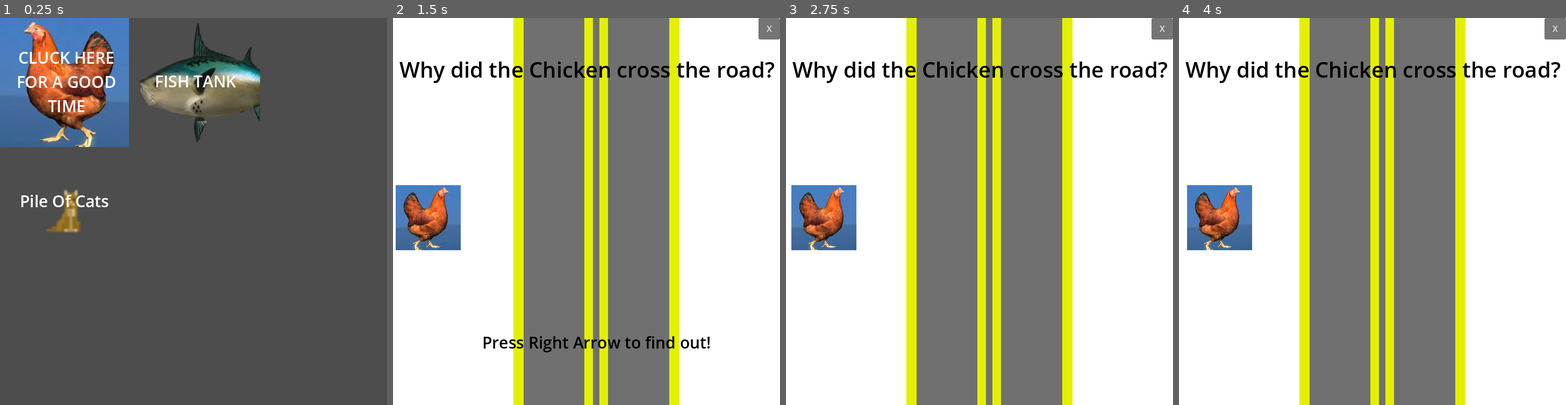
Above: before the commit, frames 1-4 (left to right).
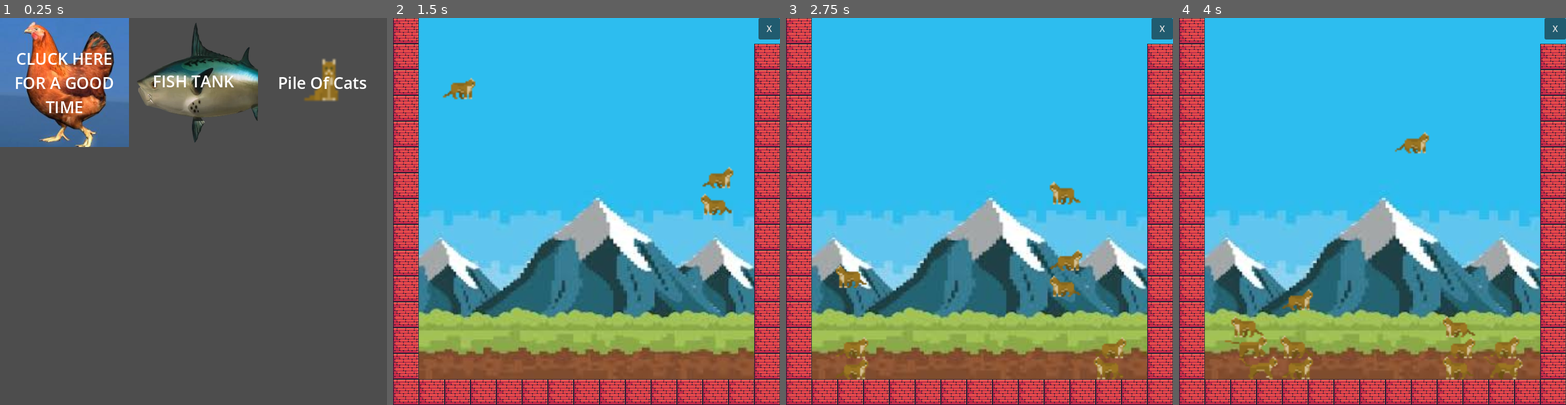
Above: after the commit, the same moments.

Repository: aceysmith/dad-jokes-irl
Game: Godot game, scene res://MainMenu/joke_picker.tscn
Same seed, same stepped clock (60 frames per second), same inputs: the game is played once before the commit and once after it.
Inputs (mouse positions are in pixels of both pictures, inside the frame that each line leads up to):
- Up to frame 1 (0.25 s): no input
- Up to frame 2 (1.5 s): click "Pile Of Cats" at 0.5 s; click (458, 83) at 1.25 s, where only the run before the commit has a clickable "CLUCK HERE FOR A GOOD TIME"
- Up to frame 3 (2.75 s): tap Enter (ui_accept) at 2, 2.27 s; move the mouse to (1064, 192) at 2.02 s; hold Right (ui_right) from 2.03 s (still down)
- Up to frame 4 (4 s): move the mouse to (1295, 230) at 2.77 s; release Right (ui_right) at 2.78 s; hold Down (ui_down) 2.78-3.53 s; tap Enter (ui_accept) at 3.02 s; move the mouse to (1411, 126) at 3.52 s; hold Right (ui_right) from 3.53 s (still down)

The runs differ from the first frame. In frame 1, 3.9% of the frame differs, in the area x 4-95%, y 1-56%; in frame 2, 99%; in frame 3, 100%, in the area x 0-100%, y 0-100%; in frame 4, 99%.

Commit message:
Fix up some joke list things

Diff:
--- a/MainMenu/joke_picker.tscn
+++ b/MainMenu/joke_picker.tscn
@@ -7,7 +7,6 @@
 [ext_resource type="Texture2D" uid="uid://tbocv46oh888" path="res://FishTank/fish-asset/Realistic_Fish_Head_HD.png" id="5_002wc"]
 [ext_resource type="PackedScene" uid="uid://b4lvn4of63iuh" path="res://FishTank/FishTank.tscn" id="6_7sfc6"]
 [ext_resource type="Texture2D" uid="uid://b0tbu77wyo5ub" path="res://Meow-tain/catassets/Cat-1/Cat-1-Sitting.png" id="7_fuyih"]
-[ext_resource type="Script" path="res://MainMenu/joke_button.gd" id="8_cd6f7"]
 [ext_resource type="PackedScene" uid="uid://bibjcr2fyisnd" path="res://Meow-tain/meow_tain.tscn" id="9_u2tdk"]
 
 [node name="JokePicker" type="Node2D"]
@@ -17,6 +16,8 @@
 unique_name_in_owner = true
 offset_right = 720.0
 offset_bottom = 720.0
+theme_override_constants/h_separation = 0
+theme_override_constants/v_separation = 0
 
 [node name="JokeButton" parent="JokesBox" instance=ExtResource("1_n1pko")]
 layout_mode = 2
@@ -25,13 +26,12 @@
 
 [node name="Label" type="Label" parent="JokesBox/JokeButton"]
 layout_mode = 0
-offset_left = 25.0
-offset_top = 52.0
-offset_right = 223.0
-offset_bottom = 184.0
+offset_right = 240.0
+offset_bottom = 240.0
 theme_override_font_sizes/font_size = 30
 text = "CLUCK HERE FOR A GOOD TIME"
 horizontal_alignment = 1
+vertical_alignment = 1
 autowrap_mode = 2
 
 [node name="JokeButton2" parent="JokesBox" instance=ExtResource("1_n1pko")]
@@ -49,20 +49,16 @@
 horizontal_alignment = 1
 vertical_alignment = 1
 
-[node name="JokeButton3" type="TextureButton" parent="JokesBox"]
-custom_minimum_size = Vector2(240, 240)
+[node name="JokeButton3" parent="JokesBox" instance=ExtResource("1_n1pko")]
 layout_mode = 2
 texture_normal = ExtResource("7_fuyih")
-stretch_mode = 5
-script = ExtResource("8_cd6f7")
 joke_packed_scene = ExtResource("9_u2tdk")
 
 [node name="Label" type="Label" parent="JokesBox/JokeButton3"]
-layout_mode = 0
-offset_left = 37.0
-offset_top = 75.0
-offset_right = 202.0
-offset_bottom = 117.0
+custom_minimum_size = Vector2(200, 200)
+layout_mode = 2
+offset_right = 240.0
+offset_bottom = 240.0
 theme_override_font_sizes/font_size = 30
 text = "Pile Of Cats"
 horizontal_alignment = 1
Not shown: 1 places in MainMenu/joke_picker.tscn that only renumber resources
